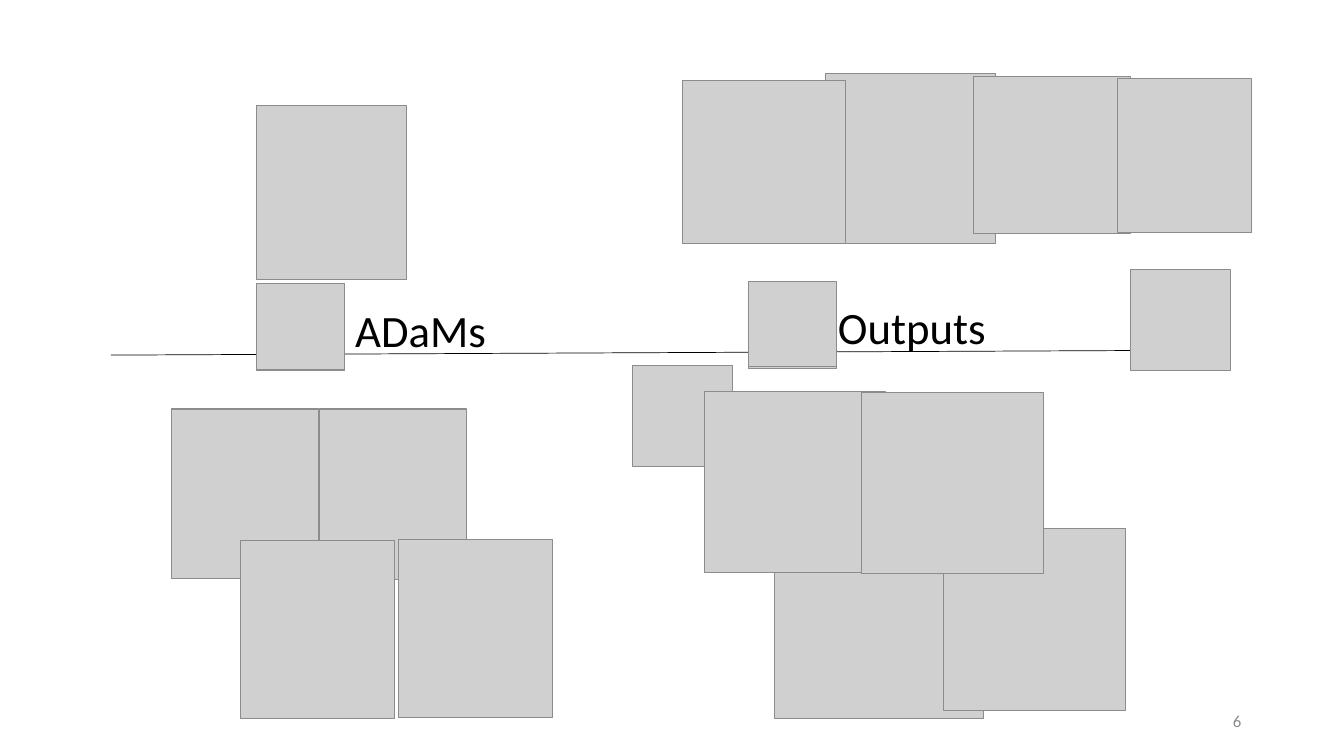
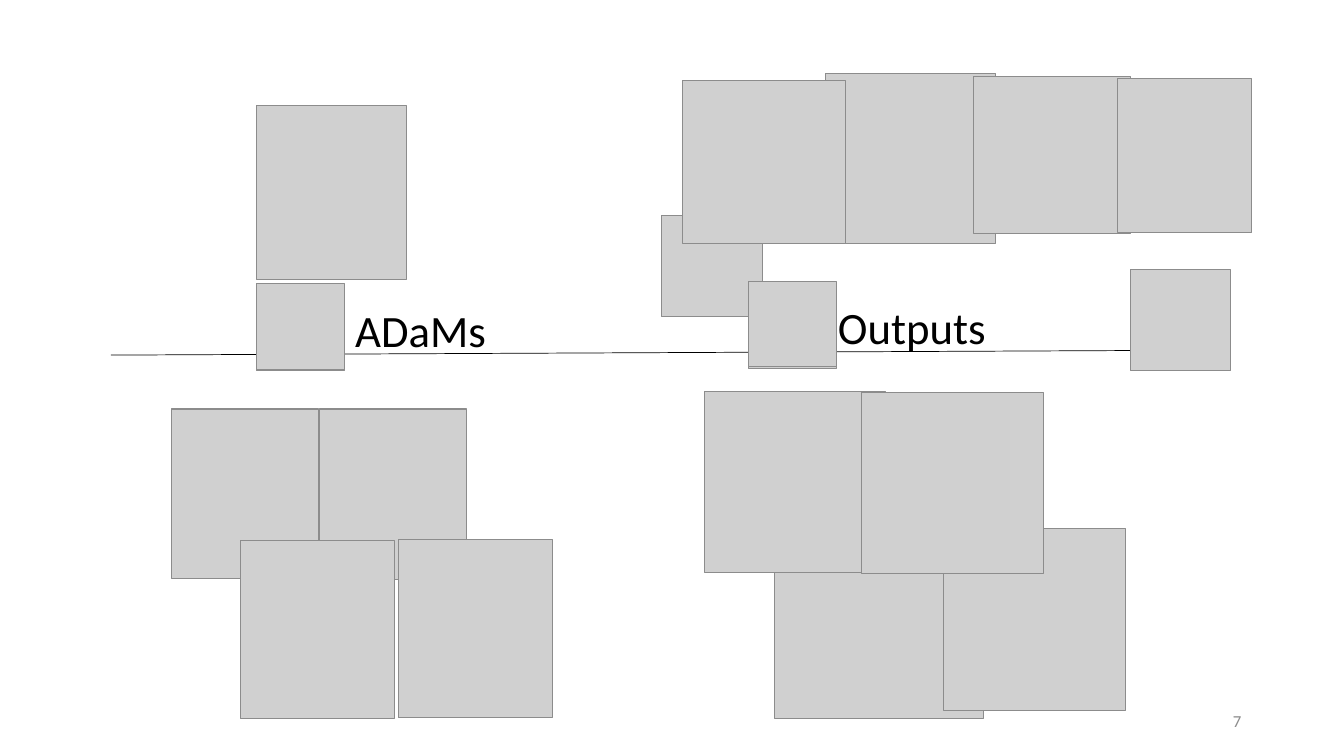
Before and after one commit to posit-conf-2024/pharmaverse, a slide deck: slide 7 of materials/4-Recap_Pharmaverse_Workshop/Contributing_to_the_Pharmaverse_and_Recap.pptx (slide 6 before the commit). Drawn at 1344x756 pixels with LibreOffice and Linux fonts; fonts in the diff are those of the drawing; grey boxes stand for pictures. Boxes give left, top, right and bottom in pixels: in the first picture for what was removed or moved away, otherwise in the second. Text is boxed around its words. In the diff, an @@ line names an element or a change of style, - is before the commit and + after.

Commit message:
updates

```diff
--- a/materials/4-Recap_Pharmaverse_Workshop/Contributing_to_the_Pharmaverse_and_Recap.pptx
+++ b/materials/4-Recap_Pharmaverse_Workshop/Contributing_to_the_Pharmaverse_and_Recap.pptx
@@ rectangle removed at [0, 0, 1344, 756] @@
@@ picture: place and size @@
-picture at [632, 366, 733, 467]
+picture at [661, 216, 762, 317]
@@ page number at [1233, 716, 1241, 727]: text changed @@
-6
+7
```
Also in this commit, not shown: 3 slides added, 1 slide removed.
